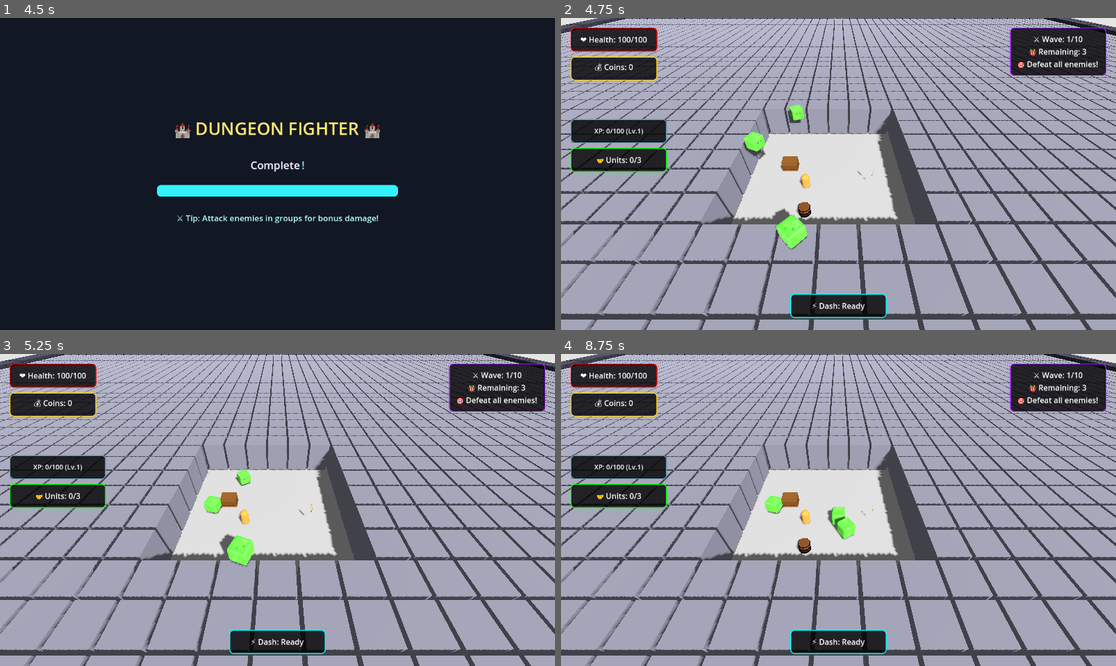
Above: before the commit, frames 1-4 (two rows, left to right).
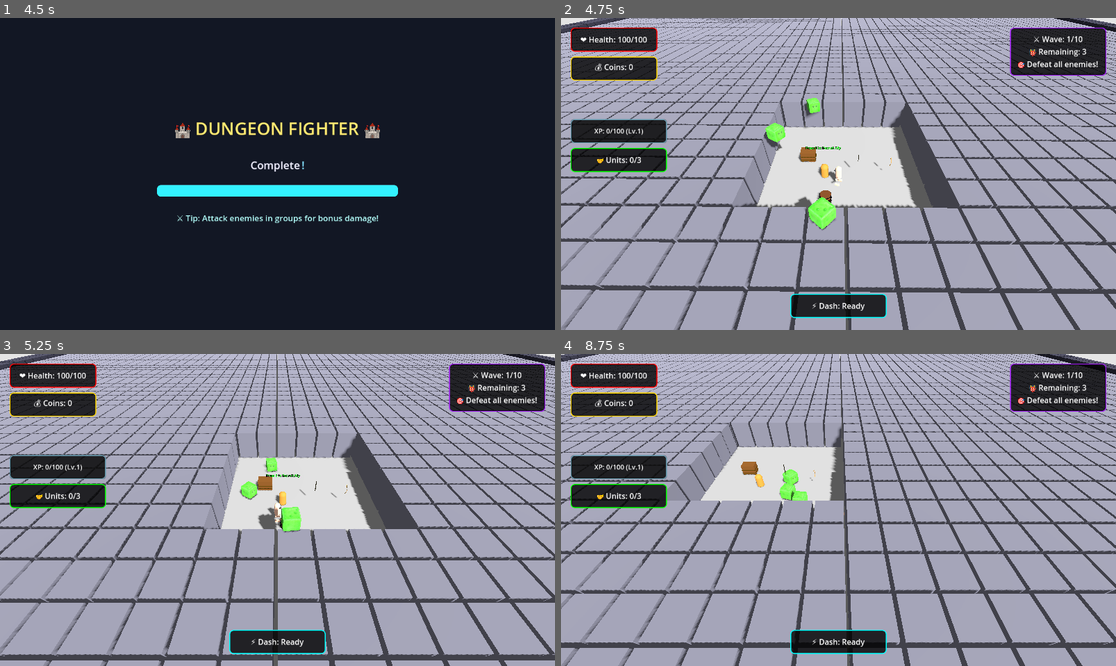
Above: after the commit, the same moments.

Repository: thaner66666666/game-1
Game: Godot game, scene res://Scenes/main.tscn
Same seed, same stepped clock (60 frames per second), same inputs: the game is played once before the commit and once after it.
Inputs (mouse positions are in pixels of both pictures, inside the frame that each line leads up to):
- Up to frame 1 (4.5 s): tap Enter at 0.5, 4.25 s; move the mouse to (399, 158) at 0.52 s; hold D (move_right) 0.53-1.28 s; click (399, 158) at 0.6 s; move the mouse to (166, 189) at 1.27 s; hold S (move_down) 1.28-2.03 s; tap Space (dash) at 1.35, 3.5, 4.35 s; move the mouse to (333, 105) at 2.02 s; hold D (move_right) 2.03-2.78 s; hold Q (drop_weapon) 2.03-2.78 s; move the mouse to (249, 236) at 2.77 s; hold W (move_up) 2.78-3.53 s; tap E (interaction) at 2.85 s; click (249, 236) at 2.92 s; move the mouse to (444, 220) at 3.52 s; hold A (move_left) from 3.53 s (still down); click (444, 220) at 3.6 s; move the mouse to (111, 127) at 4.27 s
- Up to frame 2 (4.75 s): keep holding A (move_left)
- Up to frame 3 (5.25 s): move the mouse to (305, 510) at 5.02 s; release A (move_left) at 5.03 s; hold S (move_down) from 5.03 s (still down); hold Q (drop_weapon) from 5.03 s (still down); click (305, 510) at 5.17 s
- Up to frame 4 (8.75 s): move the mouse to (755, 432) at 5.77 s; release S (move_down) at 5.78 s; release Q (drop_weapon) at 5.78 s; hold D (move_right) 5.78-6.53 s; tap E (interaction) at 5.85 s; move the mouse to (960, 494) at 6.52 s; hold W (move_up) 6.53-7.28 s; click (960, 494) at 6.6 s; move the mouse to (727, 525) at 7.27 s; hold D (move_right) 7.28-8.03 s; tap Space (dash) at 7.35 s; click (727, 525) at 7.42 s; move the mouse to (894, 441) at 8.02 s; hold S (move_down) from 8.03 s (still down); hold Q (drop_weapon) from 8.03 s (still down)

Frame 1 is identical in both runs. In frame 2, 33% of the frame differs, in the area x 0-100%, y 0-100%; in frame 3, 34%; in frame 4, 37%.
Error before the commit: Trying to assign value of type 'player.tscn::GDScript_gymyn' to a variable of type 'PlayerMovement.gd'. (res://dot)

Commit message:
launches

Diff:
--- a/Scenes/player.tscn
+++ b/Scenes/player.tscn
@@ -7,6 +7,7 @@
 [ext_resource type="ArrayMesh" uid="uid://dagubfxbsoacu" path="res://3d Models/Bow/bow_01.obj" id="5_x3wgy"]
 [ext_resource type="Script" uid="uid://dq5lkmafnvuay" path="res://dot gds/PlayerHealth.gd" id="7_3smsa"]
 [ext_resource type="Script" uid="uid://bl4cu5bh7eb27" path="res://dot gds/PlayerProgression.gd" id="8_8erm5"]
+[ext_resource type="Script" uid="uid://dbv3aogrn67ce" path="res://dot gds/PlayerInventory.gd" id="8_f1ek2"]
 [ext_resource type="Script" uid="uid://chb3wyyytaqlj" path="res://dot gds/PlayerStats.gd" id="9_tx1dd"]
 
 [sub_resource type="StandardMaterial3D" id="StandardMaterial3D_6t5aa"]
@@ -177,28 +178,6 @@
 
 [sub_resource type="BoxMesh" id="BoxMesh_vgqql"]
 
-[sub_resource type="GDScript" id="GDScript_gymyn"]
-script/source = "class_name PlayerInventory
-extends Node
-
-# Add basic inventory functionality here
-signal item_added(item)
-signal item_removed(item)
-
-var items: Array = []
-
-func add_item(item):
-	items.append(item)
-	item_added.emit(item)
-
-func remove_item(item):
-	if item in items:
-		items.erase(item)
-		item_removed.emit(item)
-		return true
-	return false
-"
-
 [node name="Player" type="CharacterBody3D" groups=["player"]]
 script = ExtResource("1_4flbx")
 
@@ -275,9 +254,10 @@
 script = ExtResource("2_cvnsp")
 
 [node name="PlayerMovement" type="Node" parent="."]
-script = SubResource("GDScript_gymyn")
+script = ExtResource("2_cvnsp")
 
 [node name="PlayerInventory" type="Node" parent="."]
+script = ExtResource("8_f1ek2")
 
 [node name="PlayerStats" type="Node" parent="."]
 script = ExtResource("9_tx1dd")
